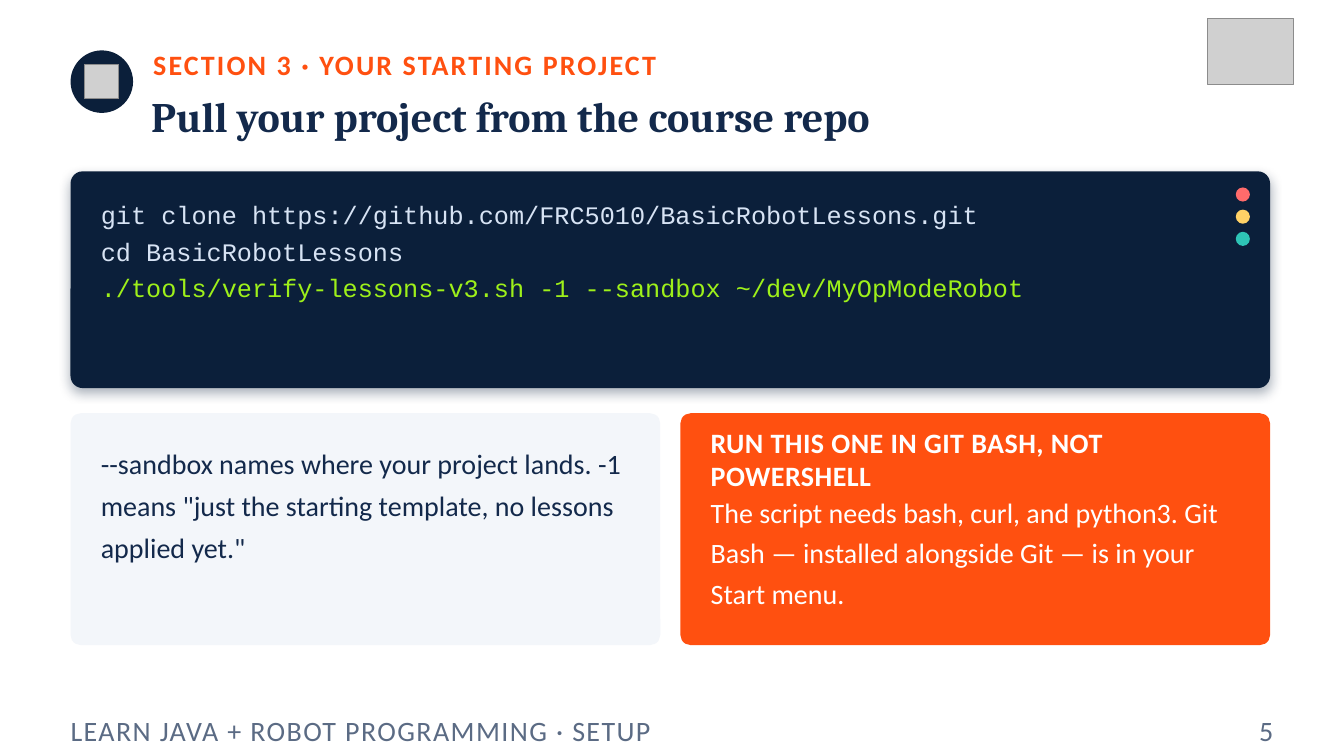
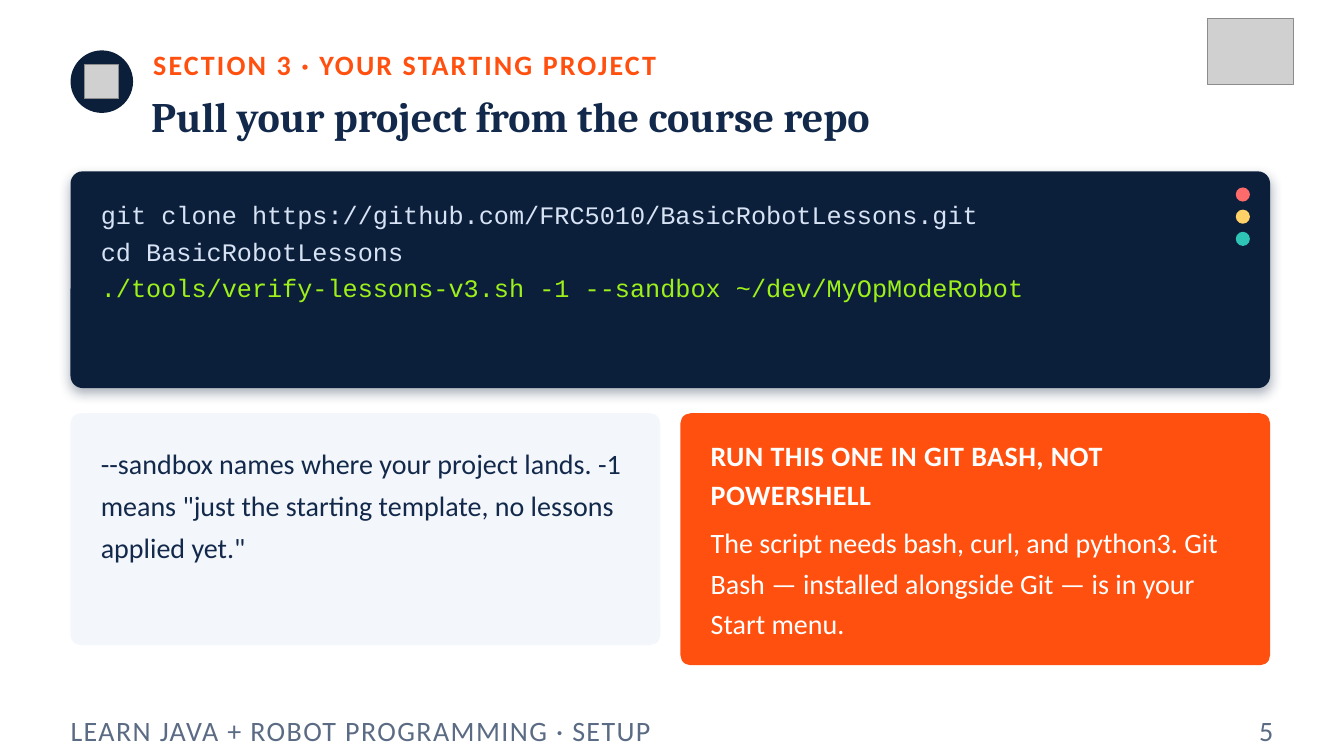
Before and after one commit to FRC5010/BasicRobotLessons, a slide deck: slide 5 of docs/presentations/v3/aside-setup.pptx. Drawn at 1344x756 pixels with LibreOffice and Linux fonts; fonts in the diff are those of the drawing; grey boxes stand for pictures. Boxes give left, top, right and bottom in pixels: in the first picture for what was removed or moved away, otherwise in the second. Text is boxed around its words. In the diff, an @@ line names an element or a change of style, - is before the commit and + after.

```diff
--- a/docs/presentations/v3/aside-setup.pptx
+++ b/docs/presentations/v3/aside-setup.pptx
@@ rounded rectangle resized from (x1=681, y1=413, x2=1270, y2=645) to (x1=681, y1=413, x2=1270, y2=665) @@
@@ rounded rectangle at (x1=681, y1=413, x2=1270, y2=665): proportions changed @@
@@ text "RUN THIS ONE IN GIT ..." at (x1=711, y1=447, x2=1103, y2=505): line spacing 1 to 1.15; vertical alignment middle to top @@
@@ text "The script needs bash, curl, ..." moved from (x1=711, y1=503, x2=1217, y2=605) to (x1=711, y1=533, x2=1217, y2=635) @@
```
Also in this commit, not shown: 2 other slides changed, 8 other files.
